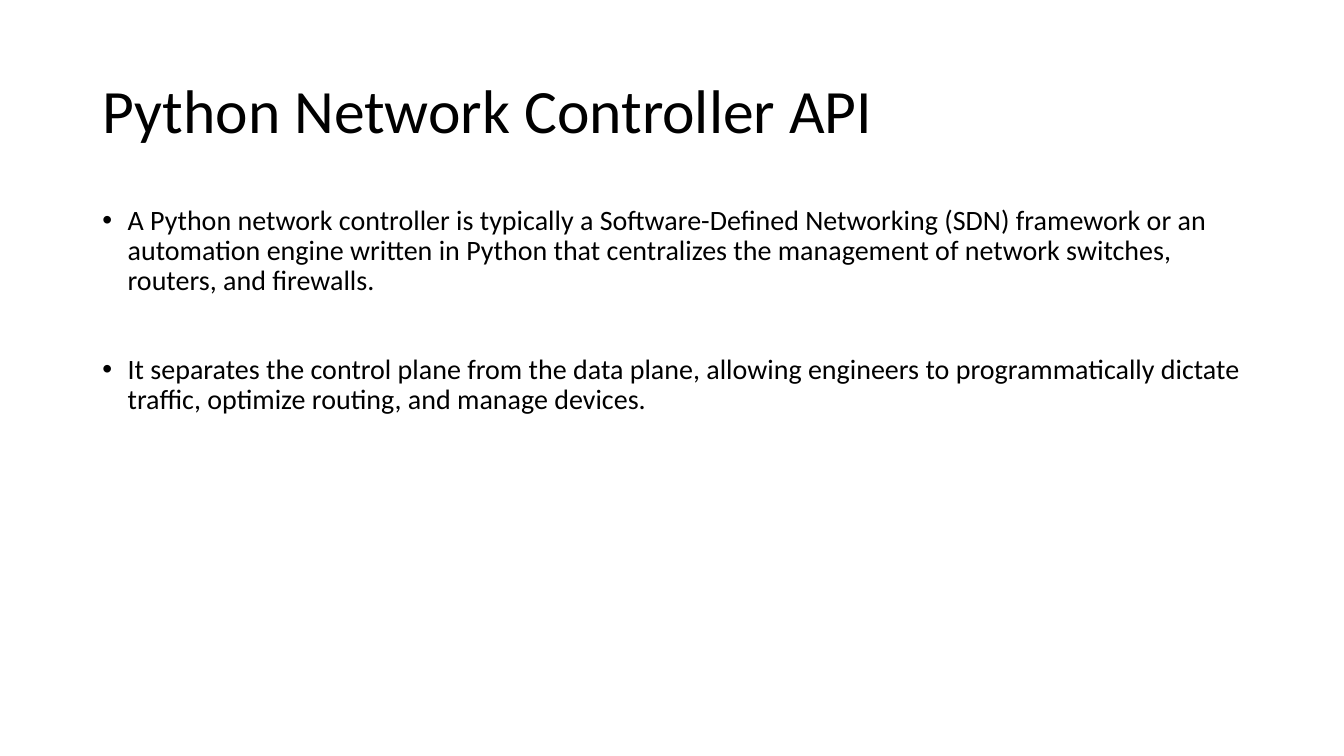
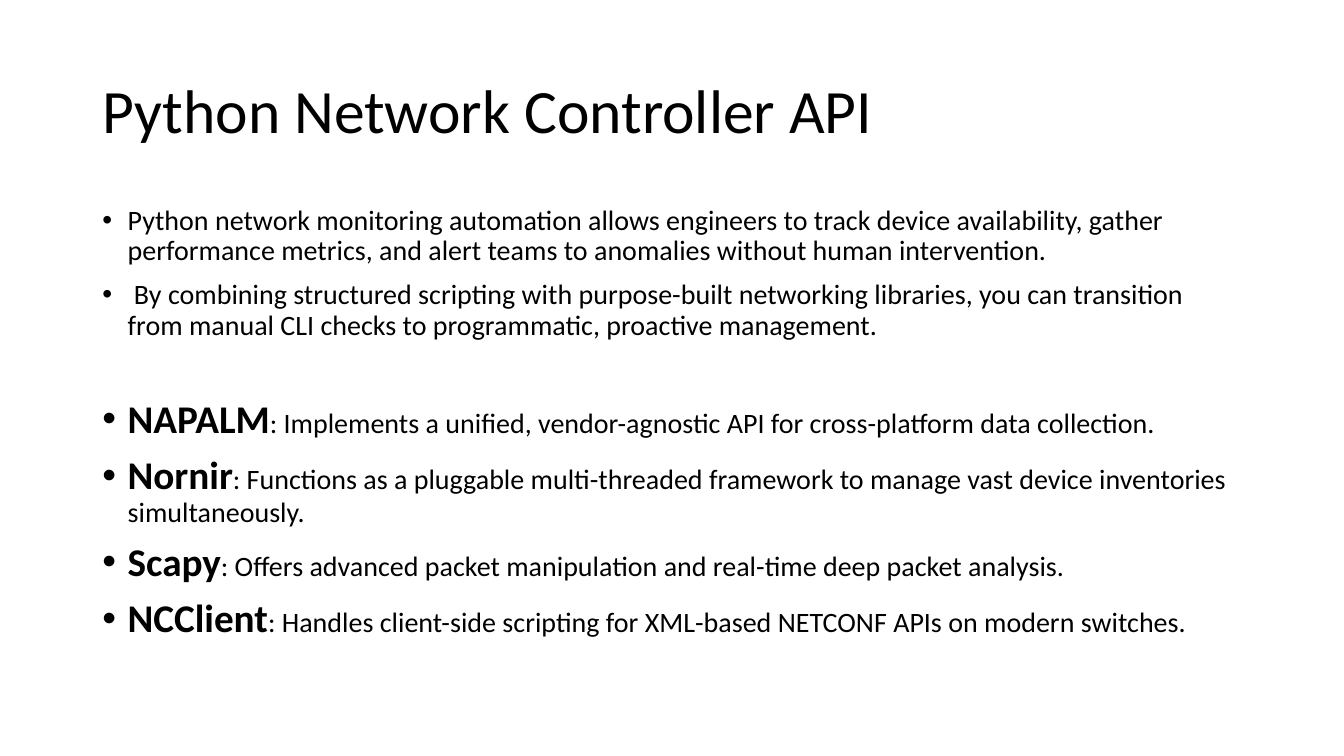
Before and after one commit to imcuteani/Python-Network-Automation, a slide deck: slide 3 of Slides/Day-10/Python Scripting for Networking - Day 10.pptx. Drawn at 1344x756 pixels with LibreOffice and Linux fonts; fonts in the diff are those of the drawing. Boxes give left, top, right and bottom in pixels: in the first picture for what was removed or moved away, otherwise in the second. Text is boxed around its words. In the diff, an @@ line names an element or a change of style, - is before the commit and + after.

```diff
--- a/Slides/Day-10/Python Scripting for Networking - Day 10.pptx
+++ b/Slides/Day-10/Python Scripting for Networking - Day 10.pptx
@@ text at [128, 210, 1226, 637]: text changed @@
-• A Python network controller is typically a Software-Defined Networking (SDN) framework or an automation engine written in Python that centralizes the management of network switches, routers, and firewalls.
-• It separates the control plane from the data plane, allowing engineers to programmatically dictate traffic, optimize routing, and manage devices.
+• Python network monitoring automation allows engineers to track device availability, gather performance metrics, and alert teams to anomalies without human intervention.
+• By combining structured scripting with purpose-built networking libraries, you can transition from manual CLI checks to programmatic, proactive management.
+• NAPALM: Implements a unified, vendor-agnostic API for cross-platform data collection.
+• Nornir: Functions as a pluggable multi-threaded framework to manage vast device inventories simultaneously.
+• Scapy: Offers advanced packet manipulation and real-time deep packet analysis.
+• NCClient: Handles client-side scripting for XML-based NETCONF APIs on modern switches.
```
Also in this commit, not shown: 3 other slides changed, 2 slides added, 3 slides removed, 4 other files.
